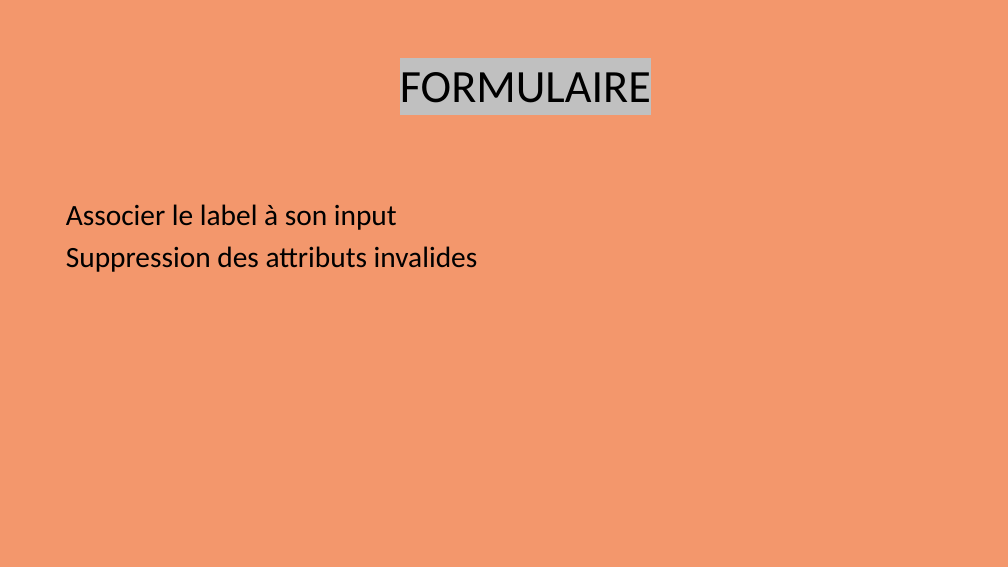
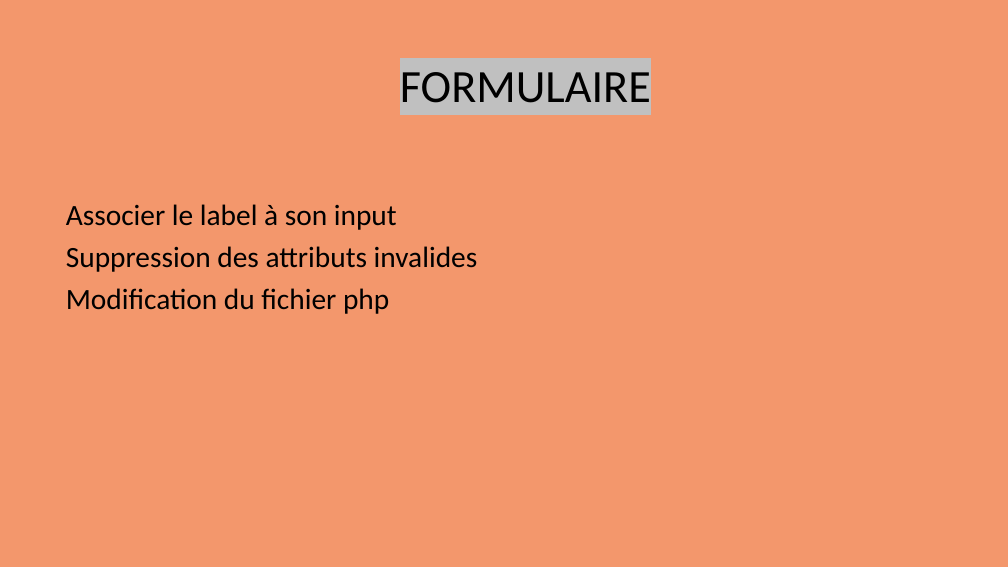
Before and after one commit to Dolfin07/projet4, a slide deck: slide 23 of AMELIORATION DU REFERENCEMENT.pptx. Drawn at 1008x567 pixels with LibreOffice and Linux fonts; fonts in the diff are those of the drawing. Boxes give left, top, right and bottom in pixels: in the first picture for what was removed or moved away, otherwise in the second. Text is boxed around its words. In the diff, an @@ line names an element or a change of style, - is before the commit and + after.

Commit message:
dernière modif

```diff
--- a/AMELIORATION DU REFERENCEMENT.pptx
+++ b/AMELIORATION DU REFERENCEMENT.pptx
@@ text at <box>66,288,389,314</box>: paragraph added @@
+Modification du fichier php
```
Also in this commit, not shown: 1 other file.
